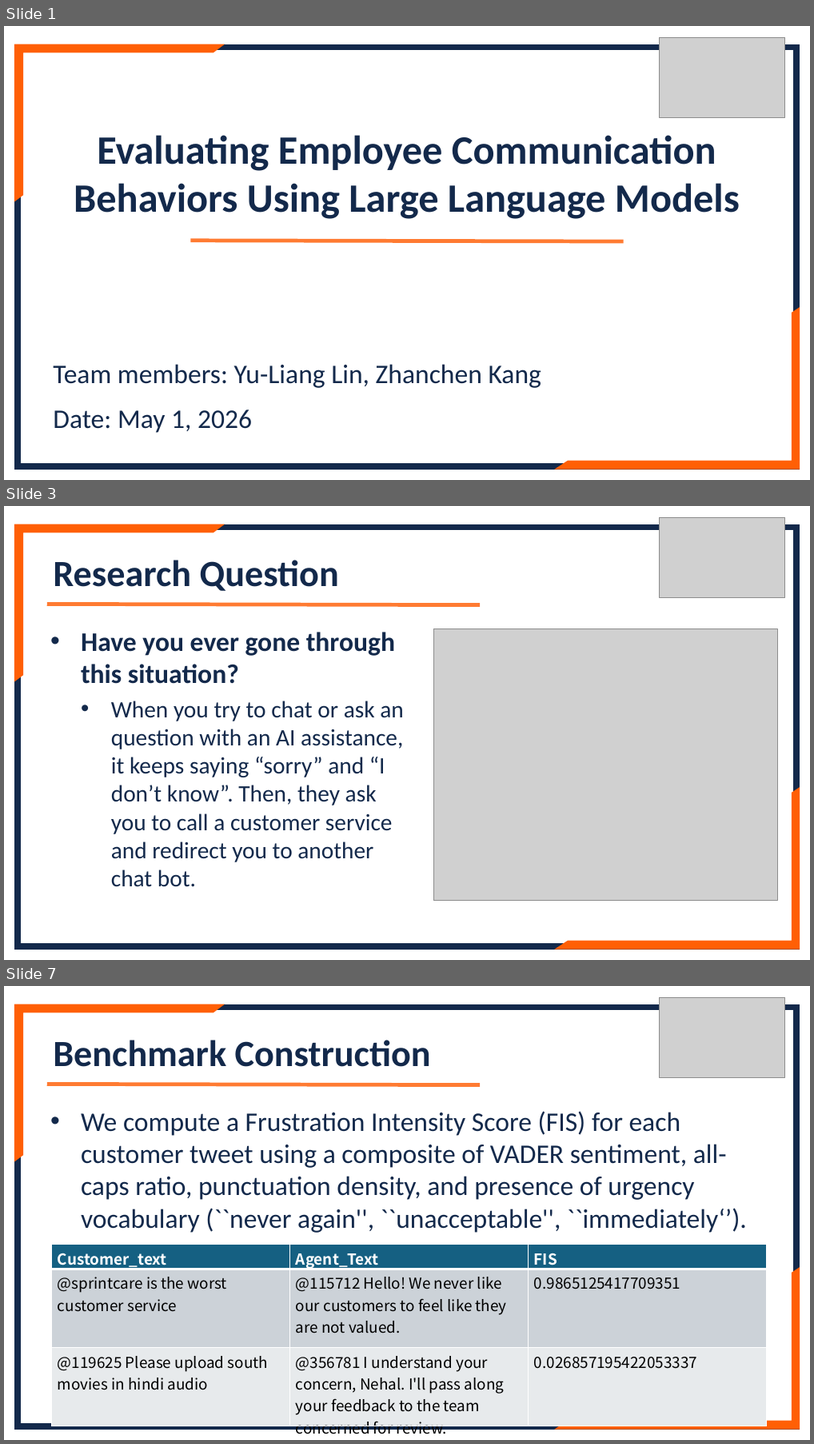
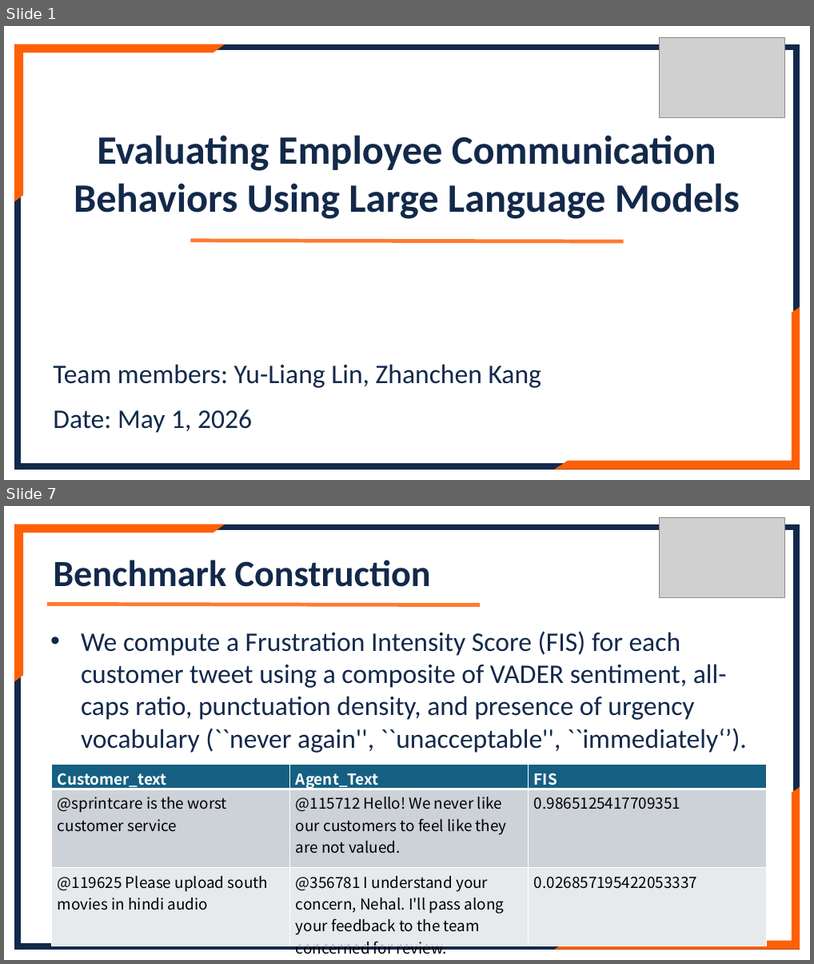
Before and after one commit to lennylin1998/ecs-llm, a slide deck: src/Files/Final_ppt.pptx. Shown one above the other, each under a label of ours: slides 1, 3 and 7 before the commit, slides 1 and 7 after it; the slides between them are not shown. The pictures are 814x1444 and 814x964 pixels, drawn with LibreOffice and Linux fonts; fonts in the diff are those of the drawing; grey boxes stand for pictures. Boxes give left, top, right and bottom in pixels: in the first picture for what was removed or moved away, otherwise in the second. Text is boxed around its words. In the diff, an @@ line names an element or a change of style, - is before the commit and + after.

```diff
--- a/src/Files/Final_ppt.pptx
+++ b/src/Files/Final_ppt.pptx
@@ slide 3 removed at (4,506,810,960), background #FFFFFF @@
@@ frame removed at (15,524,799,948) @@
@@ half frame removed at (15,524,223,681) @@
@@ picture removed at (659,517,785,598) @@
@@ text removed at (53,560,339,591) @@
-Research Question
@@ line removed from (47, 604) to (480, 605) @@
@@ text removed at (81,632,403,887) @@
-• Have you ever gone through this situation?
-  • When you try to chat or ask an question with an AI assistance, it keeps saying “sorry” and “I don’t know”. Then, they ask you to call a customer service and redirect you to another chat bot.
@@ picture removed at (434,629,778,900) @@
@@ half frame removed at (557,788,799,948) @@
```
Also in this commit, not shown: 4 slides changed, 1 slide added.
